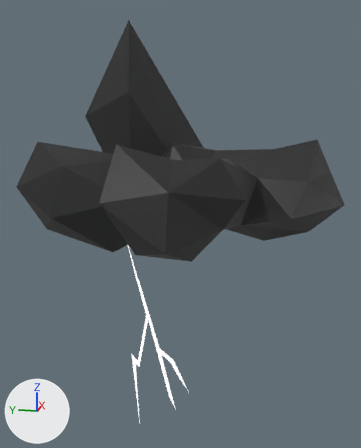
The Blender file TCG-Assets/card-spell-models/lightning-spell.blend: old version first, new version second.
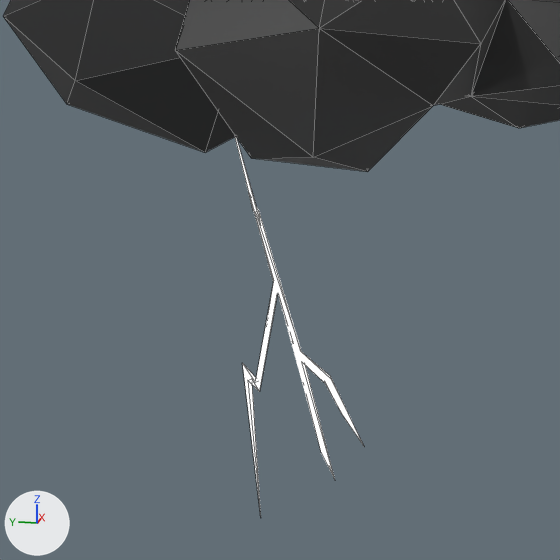
There are two pictures of each version: one whole from a camera (50 mm lens) standing at (-10.62, -1.92, 8.15) and looking at (0.03, 0.21, 5.49), one close up on the part from 4% to 79% of the width and 40% to 100% of the height. The axes (+X, +Y, +Z) are drawn at lower left. The lights are the same throughout. The close-ups show mesh edges as thin lines.

The older version as bpy lines, for what is in view:
```python
me_icosphere_003 = bpy.data.meshes.new('Icosphere.003')
me_icosphere_003.from_pydata(...)  # 105 vertices, 161 faces, 1 loose edge; spans x -2.66..2.7, y 1.0..7.91, z -0.15..7.28
me_icosphere_003.materials.append(mat_material_001)
ob_icosphere = bpy.data.objects.new('Icosphere', me_icosphere_003)
ob_icosphere.location = (0.0, 0.0, 0.0)
ob_icosphere.rotation_euler = (0.725, 0.0, 0.0)  # degrees (42, 0, 0)
```
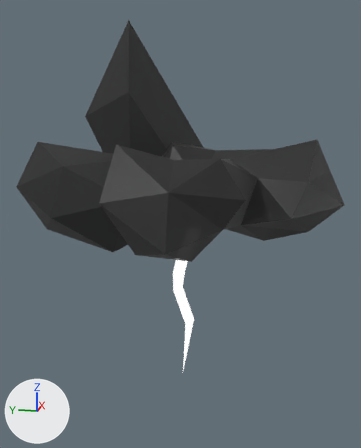
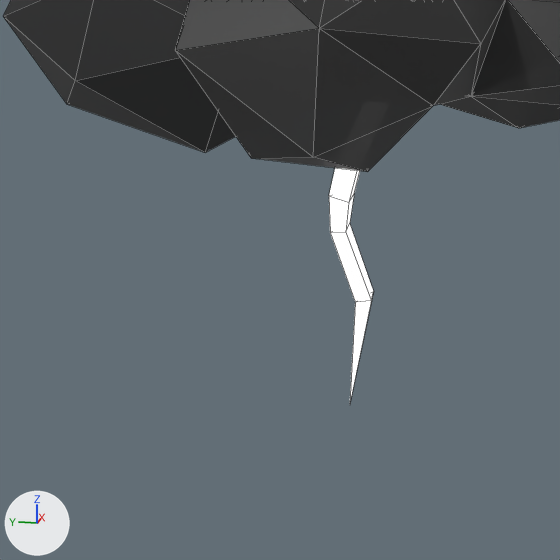
The newer file is also rescaled (x0.659), turned or shifted as a whole; pictures and numbers use the older file's frame.

Location of each change, [x1, y1, x2, y2] in pixels of the close-ups (560 x 560 px):
'Icosphere', reshaped
    before: [3, 0, 560, 515]
    after: [3, 0, 560, 401]
part 1 of me_icosphere_003, added
    after: [329, 168, 374, 401]
part 2 of me_icosphere_003, deleted
    before: [235, 137, 364, 515]

Edits to the bpy script that builds the scene:
```text
Change me_icosphere_003:
    used by ob_icosphere; location = (0.0, 0.0, 0.0); rotation_euler = (0.725, 0.0, 0.0), in degrees (42, 0, 0)
    remove me_icosphere_003.from_pydata(...)  # 105 vertices, 161 faces, 1 loose edge; spans x -2.66..2.7, y 1.0..7.91, z -0.15..7.28
    add me_icosphere_003.from_pydata(...)  # 90 vertices, 157 faces, 1 loose edge; spans x -2.66..2.7, y 1.3..7.91, z 1.24..7.28
    me_icosphere_003 part 1: a new loose piece of 16 vertices spanning x -0.32..0.5, y 1.3..3.77, z 1.24..4.86, in mat_material_001
    me_icosphere_003 part 2: the loose piece of 31 vertices spanning x -0.84..-0.56, y 1.0..4.73, z -0.15..3.37 is deleted
```
